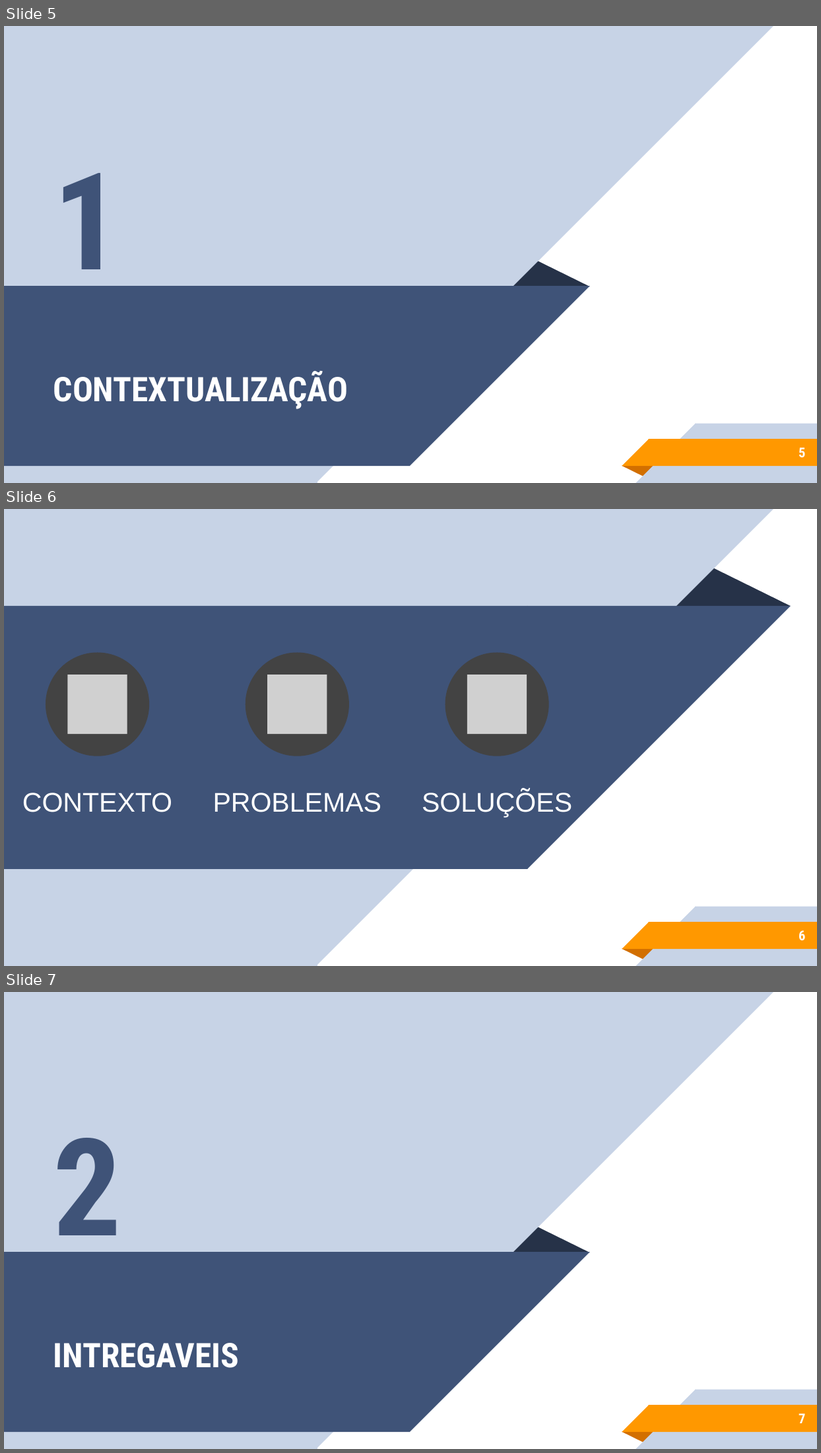
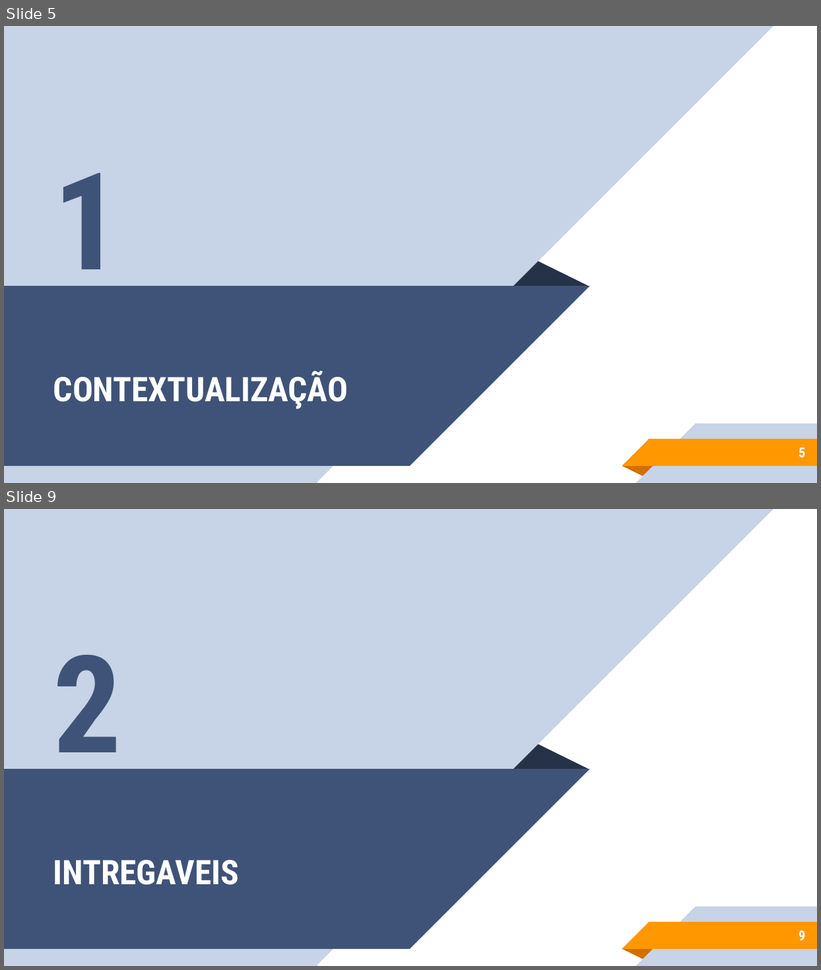
Before and after one commit to sergioetrindade/GRUPO-10-2ADSA, a slide deck: Documentação/ppts/Apresentação.pptx. Shown one above the other, each under a label of ours: slides 5, 6 and 7 before the commit, slides 5 and 9 after it; the slides between them are not shown. The pictures are 821x1453 and 821x970 pixels, drawn with LibreOffice and Linux fonts; fonts in the diff are those of the drawing; grey boxes stand for pictures. Boxes give left, top, right and bottom in pixels: in the first picture for what was removed or moved away, otherwise in the second. Text is boxed around its words. In the diff, an @@ line names an element or a change of style, - is before the commit and + after.

```diff
--- a/Documentação/ppts/Apresentação.pptx
+++ b/Documentação/ppts/Apresentação.pptx
@@ slide 6 removed at [4, 509, 817, 966], background #FFFFFF; not listed: 7 template elements that a slide beside it also shows @@
@@ triangle removed at [675, 568, 790, 606] @@
@@ rectangle removed at [4, 606, 527, 869] @@
@@ text removed at [29, 599, 89, 657] @@
-“
@@ right triangle removed at [527, 606, 791, 869] @@
@@ rectangle removed at [4, 623, 85, 704] @@
@@ group removed at [22, 653, 572, 817]: 3 ellipses, 3 pictures, 3 texts @@
-CONTEXTO
-PROBLEMAS
-SOLUÇÕES
@@ page number removed at [799, 931, 805, 941] @@
-6
@@ what was slide 7 is now slide 9 @@
@@ page number at [799, 931, 805, 941]: text changed @@
-7
+9
```
Also in this commit, not shown: 2 slides changed, 6 slides added, 1 other file.
